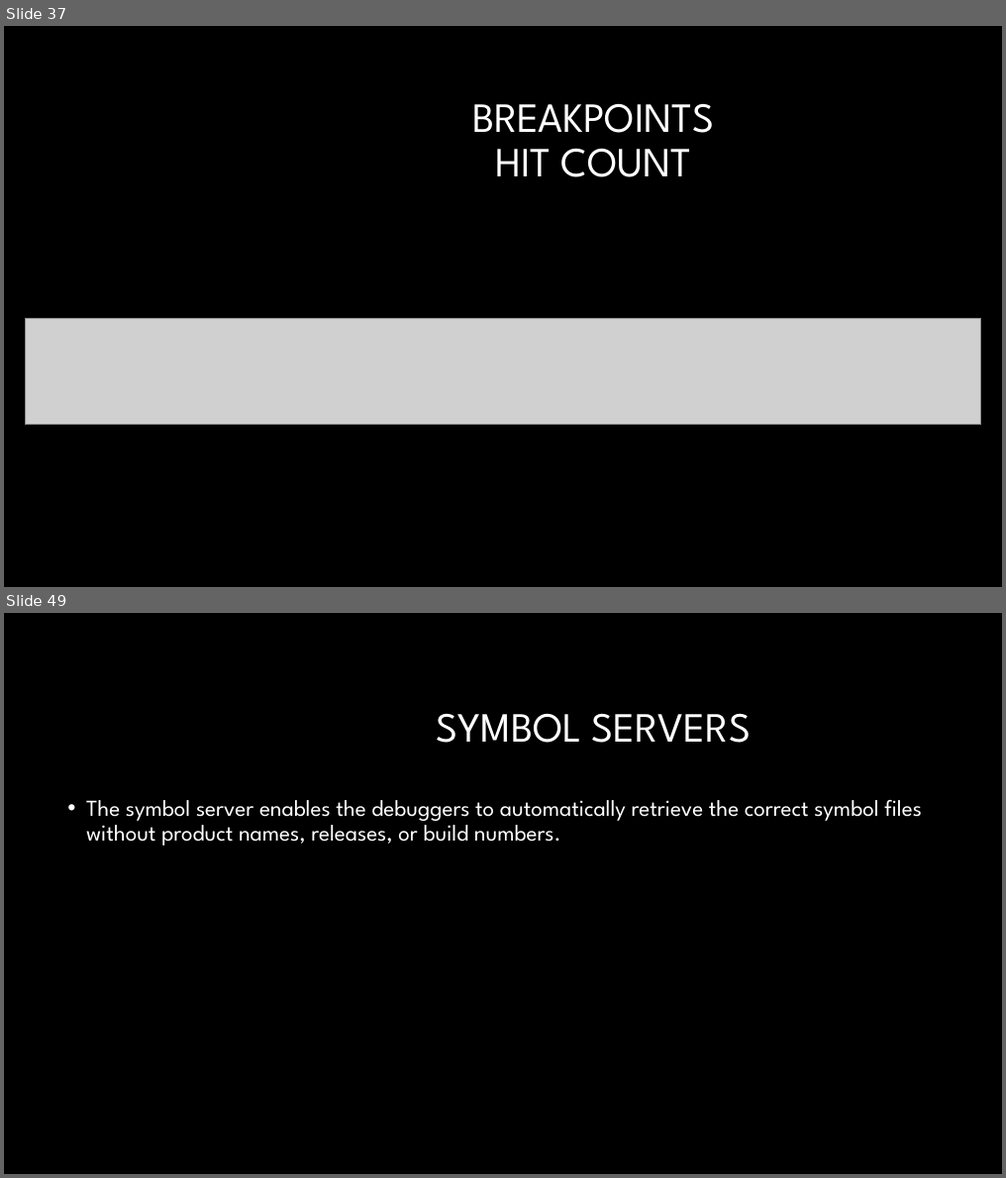
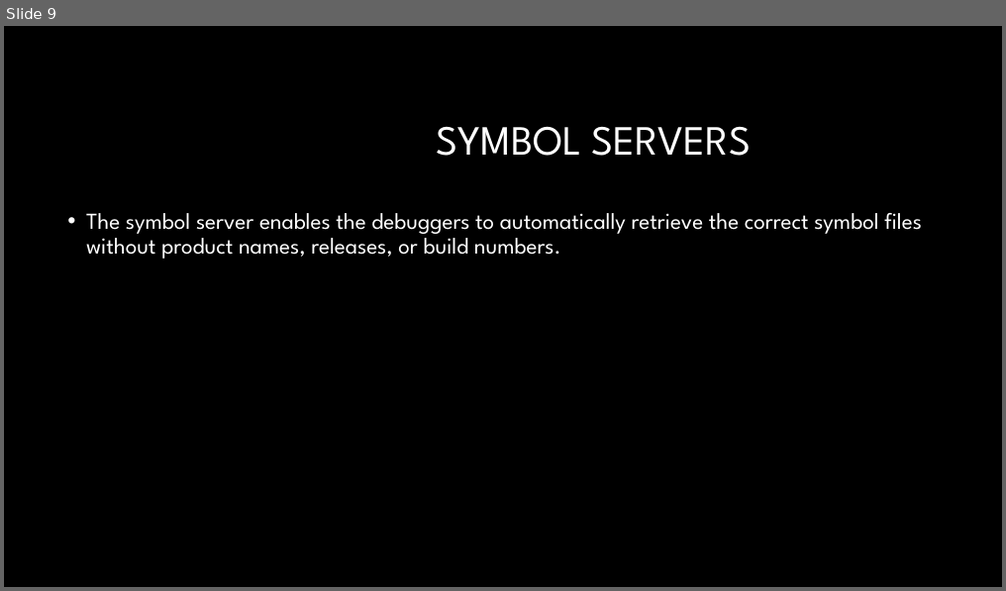
Before and after one commit to GBPhilip/Debugging, a slide deck: Debugging1.pptx. Shown one above the other, each under a label of ours: slides 37 and 49 before the commit, slide 9 after it; the slides between them are not shown. The pictures are 1006x1178 and 1006x591 pixels, drawn with LibreOffice and Linux fonts; fonts in the diff are those of the drawing; grey boxes stand for pictures; background and template pictures are left out. Boxes give left, top, right and bottom in pixels: in the first picture for what was removed or moved away, otherwise in the second. Text is boxed around its words. In the diff, an @@ line names an element or a change of style, - is before the commit and + after.

```diff
--- a/Debugging1.pptx
+++ b/Debugging1.pptx
@@ slide 37 removed at (4,26,1002,587), background #000000 @@
@@ title removed at (472,103,714,177) @@
-BREAKPOINTS
-HIT COUNT
@@ picture removed at (25,319,981,424) @@
@@ what was slide 49 is now slide 9 @@
```
Also in this commit, not shown: 10 slides changed, 47 other slides removed, 5 other files.
